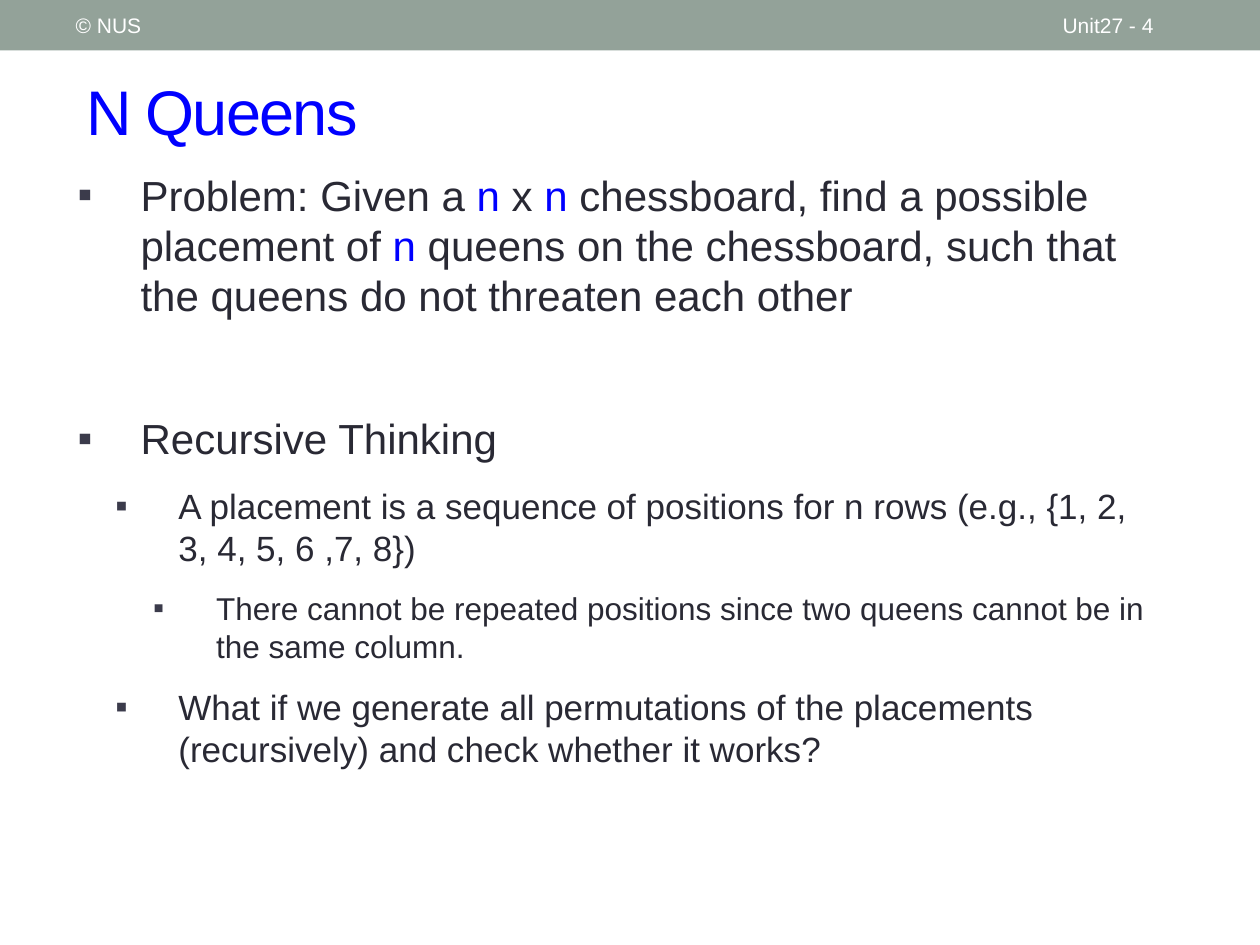
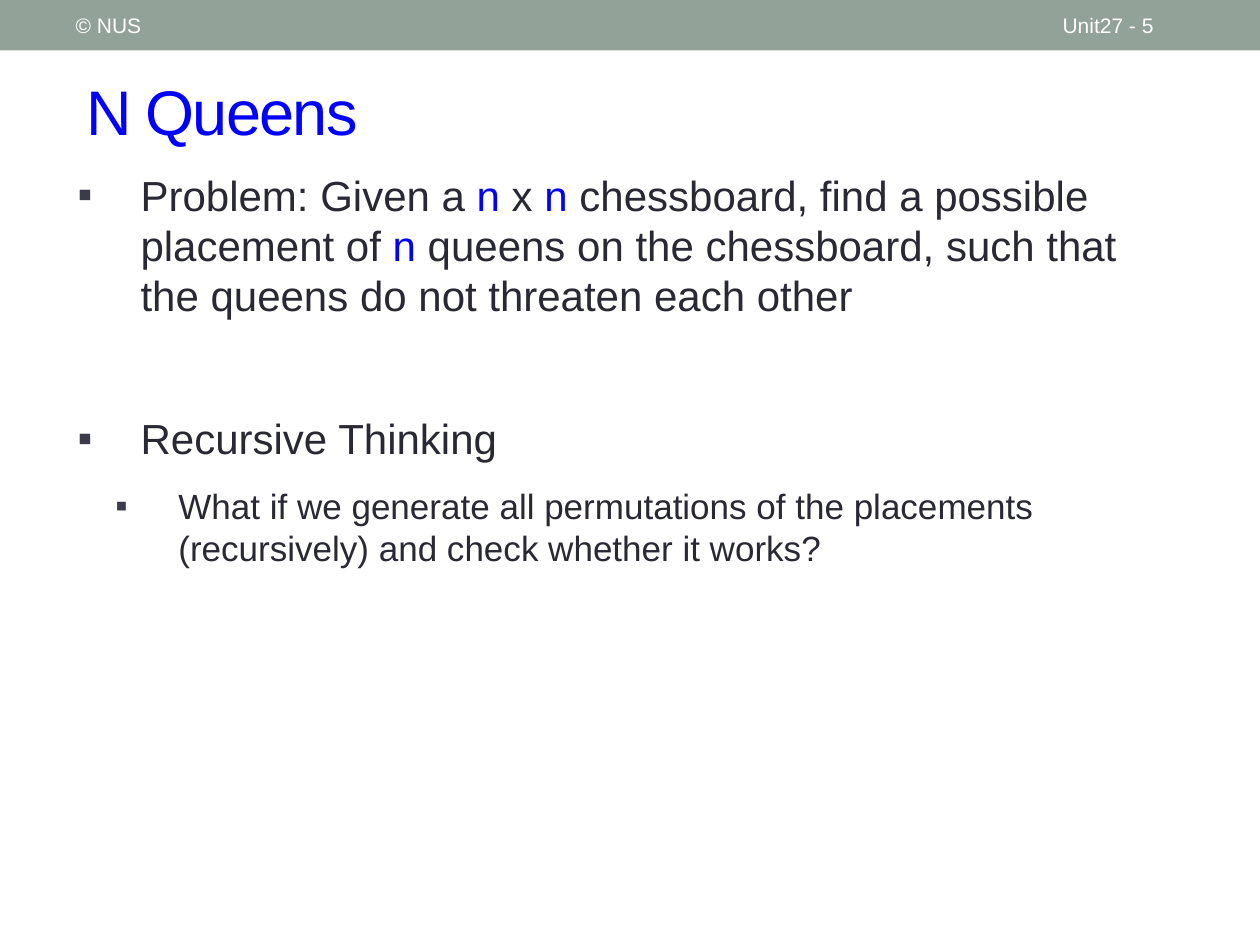
Before and after one commit to nus-cs1010-2021-s2/website, a slide deck: slide 5 of slides/Unit27_N Queens.pptx (slide 4 before the commit). Drawn at 1260x945 pixels with LibreOffice and Linux fonts; fonts in the diff are those of the drawing. Boxes give left, top, right and bottom in pixels: in the first picture for what was removed or moved away, otherwise in the second. Text is boxed around its words. In the diff, an @@ line names an element or a change of style, - is before the commit and + after.

```diff
--- a/slides/Unit27_N Queens.pptx
+++ b/slides/Unit27_N Queens.pptx
@@ page number at <box>1063,18,1154,33</box>: text changed @@
-Unit27 - 4
+Unit27 - 5
@@ text at <box>178,493,1144,659</box>: paragraphs removed @@
-  ▪ A placement is a sequence of positions for n rows (e.g., {1, 2, 3, 4, 5, 6 ,7, 8})
-    ▪ There cannot be repeated positions since two queens cannot be in the same column.
```
Also in this commit, not shown: 2 other slides changed, 1 slide added, 5 other files.
